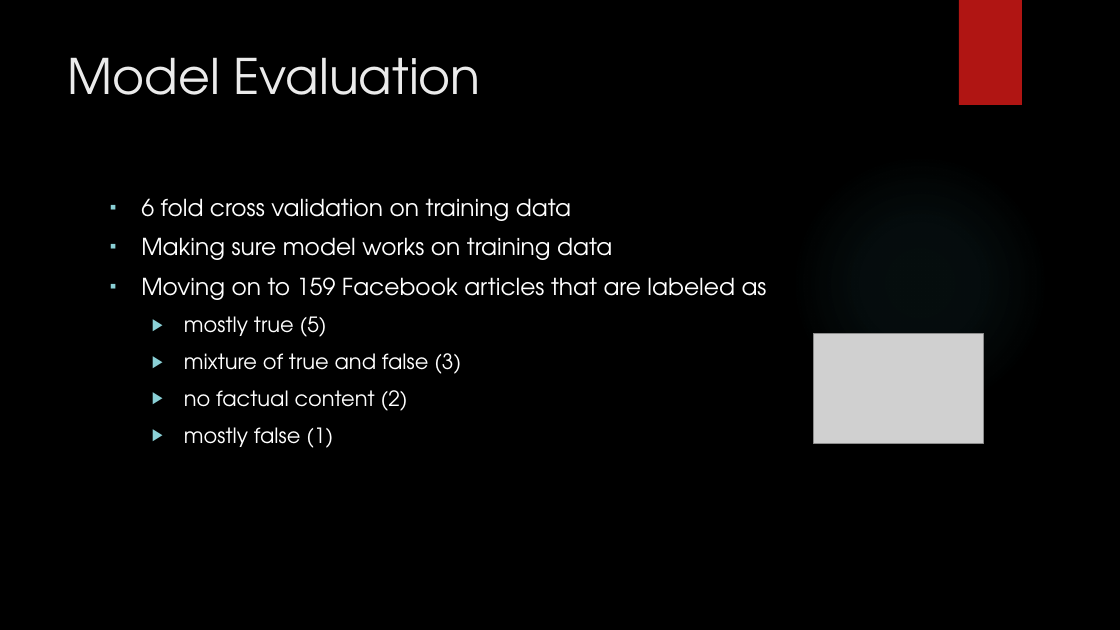
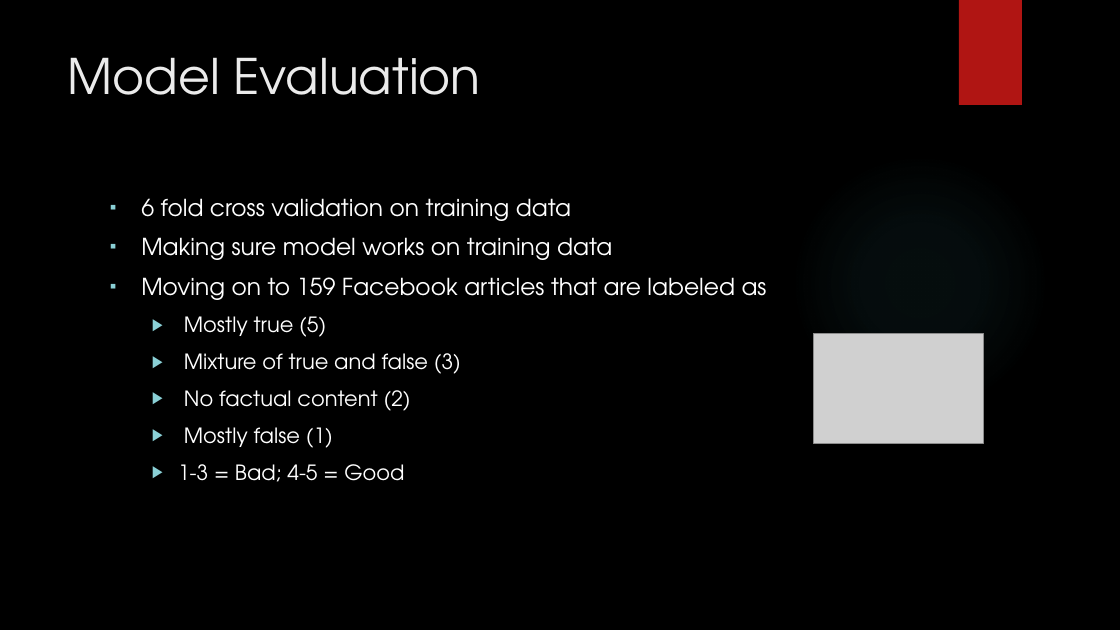
Before and after one commit to yanglinfang/W266FakeNewsIdentification, a slide deck: slide 10 of Low Quality News Identification.pptx. Drawn at 1120x630 pixels with LibreOffice and Linux fonts; fonts in the diff are those of the drawing; grey boxes stand for pictures; background and template pictures are left out. Boxes give left, top, right and bottom in pixels: in the first picture for what was removed or moved away, otherwise in the second. Text is boxed around its words. In the diff, an @@ line names an element or a change of style, - is before the commit and + after.

Commit message:
update

```diff
--- a/Low Quality News Identification.pptx
+++ b/Low Quality News Identification.pptx
@@ text at (178, 316, 461, 482): text changed @@
-  ▶ mostly true (5)
-  ▶ mixture of true and false (3)
-  ▶ no factual content (2)
-  ▶ mostly false (1)
+  ▶ Mostly true (5)
+  ▶ Mixture of true and false (3)
+  ▶ No factual content (2)
+  ▶ Mostly false (1)
+  ▶ 1-3 = Bad; 4-5 = Good
```
Also in this commit, not shown: 2 other slides changed.
